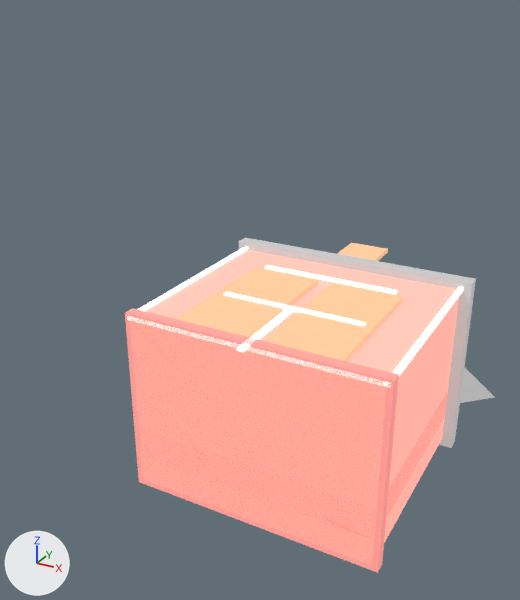
The glTF model assets/procedural/pretty/barn.glb, before and after one commit.
Both versions are drawn from a camera (50 mm lens) standing at (2.41, -4.17, 3.32) and looking at (-0.38, 0.9, 0.78). Arrows for +X, +Y and +Z are at lower left; the lights stay in place. The picture after the commit comes second.

The older version as bpy lines, for what is in view:
```python
ob_body = bpy.data.objects.new('body', me_立方体_094)
ob_body.location = (0.0, 1.0, 0.0)
ob_body.scale = (2.2, 2.0, 1.6)
ob_body_shadow = bpy.data.objects.new('body_shadow', me_立方体_095)
ob_body_shadow.location = (0.0, 1.0, -0.4)
ob_body_shadow.scale = (2.2, 2.0, 0.3)
ob_door_r = bpy.data.objects.new('door_r', me_立方体_102)
ob_door_r.location = (0.4, 0.75, 0.82)
ob_door_r.scale = (0.65, 1.4, 0.04)
ob_door_y = bpy.data.objects.new('door_y', me_立方体_104)
ob_door_y.location = (0.0, 0.75, 0.84)
ob_door_y.scale = (1.3, 0.06, 0.02)
ob_foundation = bpy.data.objects.new('foundation', me_立方体_107)
ob_foundation.location = (0.0, 0.05, 0.0)
ob_foundation.scale = (2.3, 0.1, 1.7)
ob_roof = bpy.data.objects.new('roof', me_锥体_064)
ob_roof.location = (0.0, 2.55, 0.0)
ob_roof_eave = bpy.data.objects.new('roof_eave', me_立方体_096)
ob_roof_eave.location = (0.0, 2.0, 0.0)
ob_roof_eave.scale = (2.4, 0.14, 1.75)
ob_trim_x = bpy.data.objects.new('trim_x', me_立方体_099)
ob_trim_x.location = (1.11, 1.0, 0.81)
ob_trim_x.scale = (0.04, 2.0, 0.04)
ob_trim_x2 = bpy.data.objects.new('trim_x2', me_立方体_100)
ob_trim_x2.location = (-1.11, 1.0, 0.81)
ob_trim_x2.scale = (0.04, 2.0, 0.04)
# also in view: 'door_l' at (-0.4, 0.75, 0.82)
```
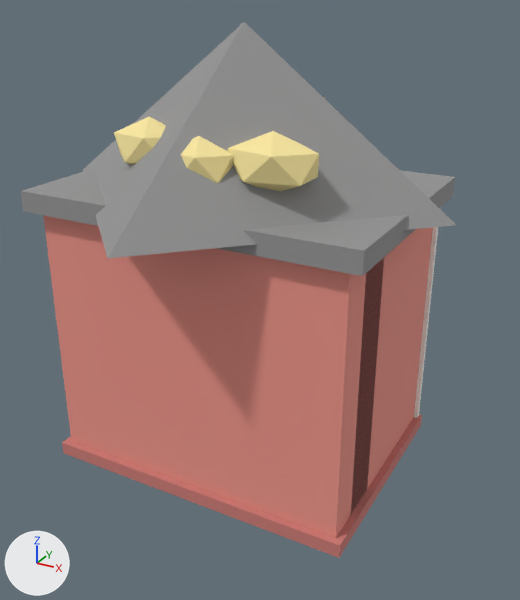
Boxes (x1, y1, x2, y2) around the edits, measured in the pictures (520 x 600 px):
'body', recoloured, surface changed, moved, rescaled (darker)
    before: (130, 250, 459, 565)
    after: (43, 215, 433, 538)
'roof', surface changed, moved
    before: (460, 367, 494, 403)
    after: (83, 22, 456, 258)
'foundation', recoloured, surface changed, moved, rescaled
    before: (125, 308, 399, 573)
    after: (62, 414, 422, 558)
'roof_eave', surface changed, moved, rescaled
    before: (239, 238, 476, 448)
    after: (21, 169, 455, 276)
'body_shadow', recoloured, surface changed, moved, rescaled
    before: (139, 392, 448, 540)
    after: (351, 258, 384, 514)
'door_r', recoloured, surface changed
    both: (264, 282, 403, 361)
'door_l', recoloured, surface changed
    both: (177, 267, 318, 337)
'hay', moved, rescaled (not visible before)
    after: (228, 131, 319, 191)
'trim_x', surface changed, moved, rescaled
    before: (388, 286, 464, 387)
    after: (414, 208, 440, 418)
'hay.002', moved, rescaled (not visible before)
    after: (181, 136, 233, 183)
'hay.001', moved, rescaled (not visible before)
    after: (114, 117, 166, 165)
'trim_x2', surface changed
    both: (127, 247, 248, 319)
'door_y', surface changed
    both: (223, 292, 367, 326)
'door_x', surface changed
    both: (264, 265, 398, 294)
'loft_door', recoloured, surface changed
    both: (323, 97, 388, 261)
'door_z', surface changed
    both: (237, 309, 292, 352)
'trim_bot', surface changed
    both: (129, 317, 388, 386)

The edits, one by one:
In material 'barn_wall' (mat_barn_wall), emission_color is no longer (0.85, 0.3, 0.25), pink #ed9589.
In material 'barn_wall' (mat_barn_wall), emission_strength is no longer 1.0.
In material 'barn_wall_shadow' (mat_barn_wall_shadow), emission_color is no longer (0.6, 0.2, 0.18), pink #cb7c76.
In material 'barn_wall_shadow' (mat_barn_wall_shadow), emission_strength is no longer 1.0.
In material 'barn_roof' (mat_barn_roof), emission_strength is no longer 0.3.
In material 'barn_trim' (mat_barn_trim), emission_strength is no longer 1.0.
In material 'barn_door' (mat_barn_door), emission_color is no longer (0.55, 0.32, 0.18), brown #c49976.
In material 'barn_door' (mat_barn_door), emission_strength is no longer 1.0.
Object 'body' (ob_body) moves from (0.0, 1.0, 0.0) to (0.0, 0.0, 1.0).
Object 'body' (ob_body) is rescaled from (2.2, 2.0, 1.6) to (2.2, 1.6, 2.0).
Object 'body_shadow' (ob_body_shadow) moves from (0.0, 1.0, -0.4) to (0.0, -0.4, 1.0).
Object 'body_shadow' (ob_body_shadow) is rescaled from (2.2, 2.0, 0.3) to (2.2, 0.3, 2.0).
Object 'roof' (ob_roof) moves from (0.0, 2.55, 0.0) to (0.0, 0.0, 2.55).
Object 'roof_eave' (ob_roof_eave) moves from (0.0, 2.0, 0.0) to (0.0, 0.0, 2.0).
Object 'roof_eave' (ob_roof_eave) is rescaled from (2.4, 0.14, 1.75) to (2.4, 1.75, 0.14).
Object 'trim_x' (ob_trim_x) moves from (1.11, 1.0, 0.81) to (1.11, 0.81, 1.0).
Object 'trim_x' (ob_trim_x) is rescaled from (0.04, 2.0, 0.04) to (0.04, 0.04, 2.0).
Object 'hay' (ob_hay) moves from (0.5, 2.38, -0.55) to (0.5, -0.55, 2.38).
Object 'hay' (ob_hay) is rescaled from (0.32, 0.18, 0.22) to (0.32, 0.22, 0.18).
Object 'hay.001' (ob_hay_001) moves from (-0.4, 2.38, -0.5) to (-0.4, -0.5, 2.38).
Object 'hay.001' (ob_hay_001) is rescaled from (0.28, 0.18, 0.2) to (0.28, 0.2, 0.18).
Object 'hay.002' (ob_hay_002) moves from (0.1, 2.36, -0.7) to (0.1, -0.7, 2.36).
Object 'hay.002' (ob_hay_002) is rescaled from (0.25, 0.16, 0.18) to (0.25, 0.18, 0.16).
Object 'foundation' (ob_foundation) moves from (0.0, 0.05, 0.0) to (0.0, 0.0, 0.05).
Object 'foundation' (ob_foundation) is rescaled from (2.3, 0.1, 1.7) to (2.3, 1.7, 0.1).
